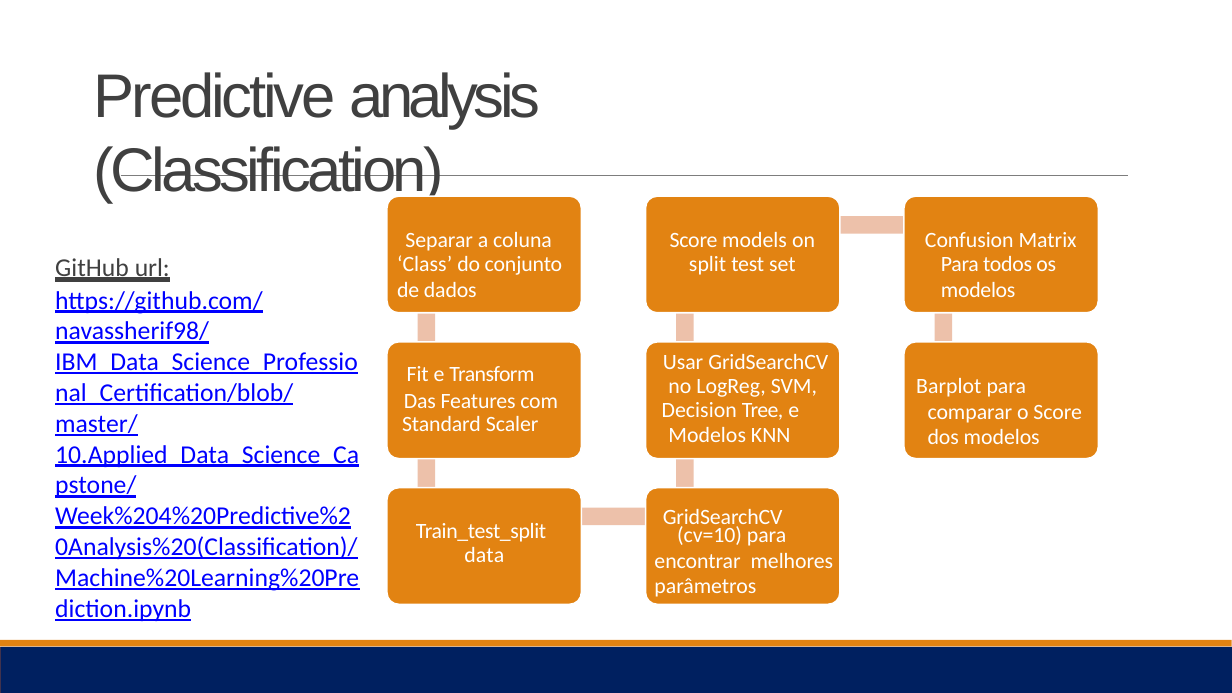
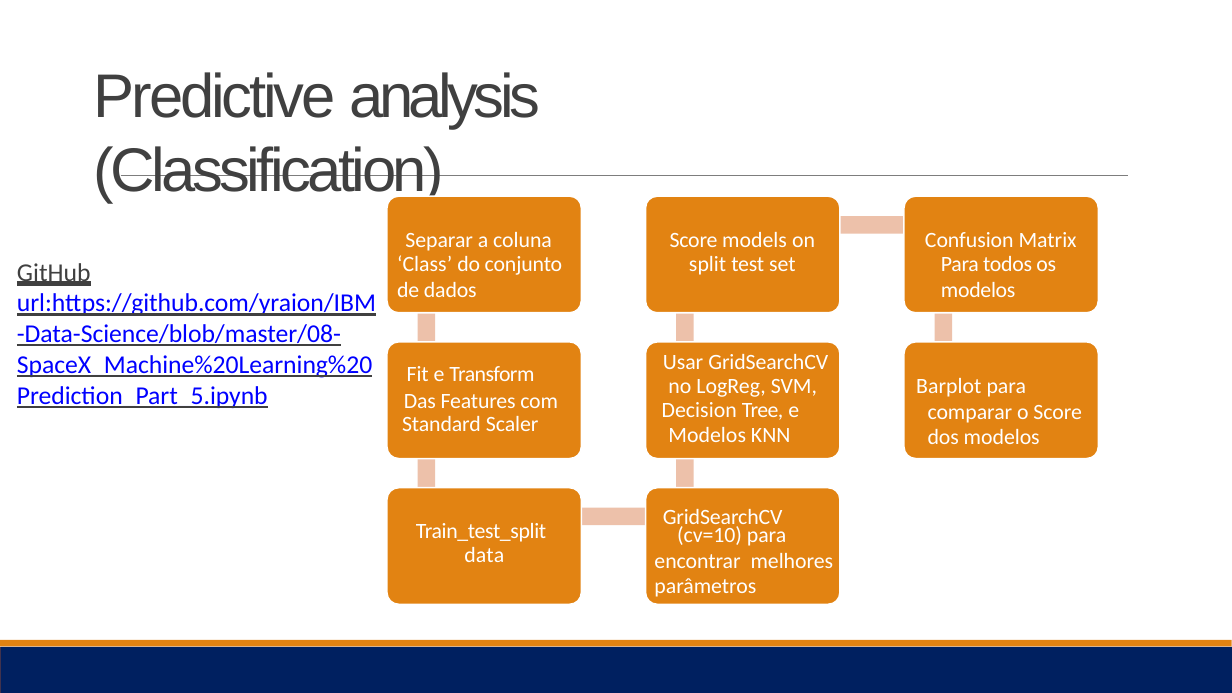
Before and after one commit to yraion/IBM-Data-Science, a slide deck: slide 15 of Data Science Journey -IBM -Robson Cruz.pptx. Drawn at 1232x693 pixels with LibreOffice and Linux fonts; fonts in the diff are those of the drawing. Boxes give left, top, right and bottom in pixels: in the first picture for what was removed or moved away, otherwise in the second. Text is boxed around its words. In the diff, an @@ line names an element or a change of style, - is before the commit and + after.

```diff
--- a/Data Science Journey -IBM -Robson Cruz.pptx
+++ b/Data Science Journey -IBM -Robson Cruz.pptx
@@ text at (17,263,376,408): text changed @@
-GitHub url:
-https://github.com/navassherif98/IBM_Data_Science_Professional_Certification/blob/master/10.Applied_Data_Science_Capstone/Week%204%20Predictive%20Analysis%20(Classification)/Machine%20Learning%20Prediction.ipynb
+GitHub url:https://github.com/yraion/IBM-Data-Science/blob/master/08-SpaceX_Machine%20Learning%20Prediction_Part_5.ipynb
```
Also in this commit, not shown: 15 other slides changed, 1 slide added, 1 slide removed.
